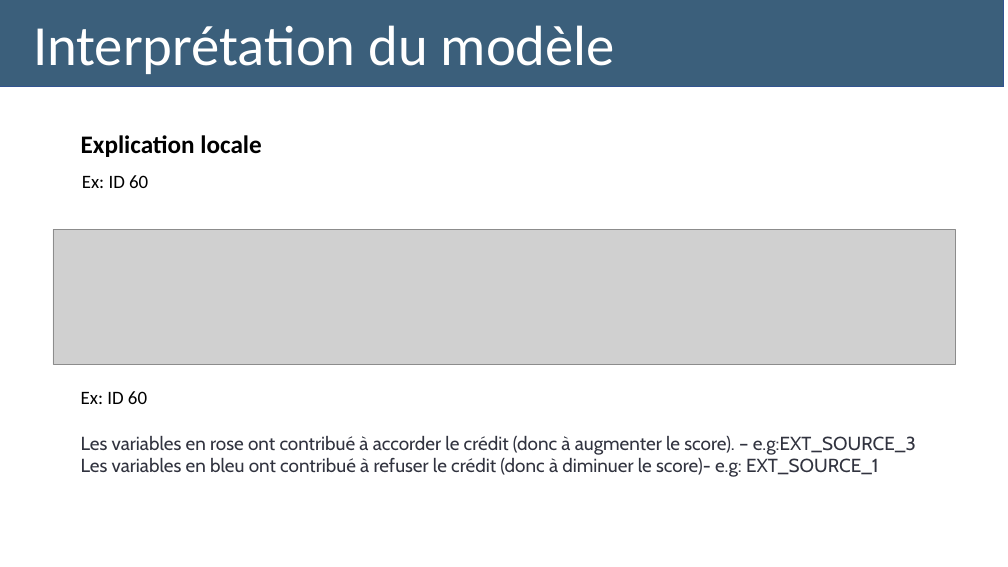
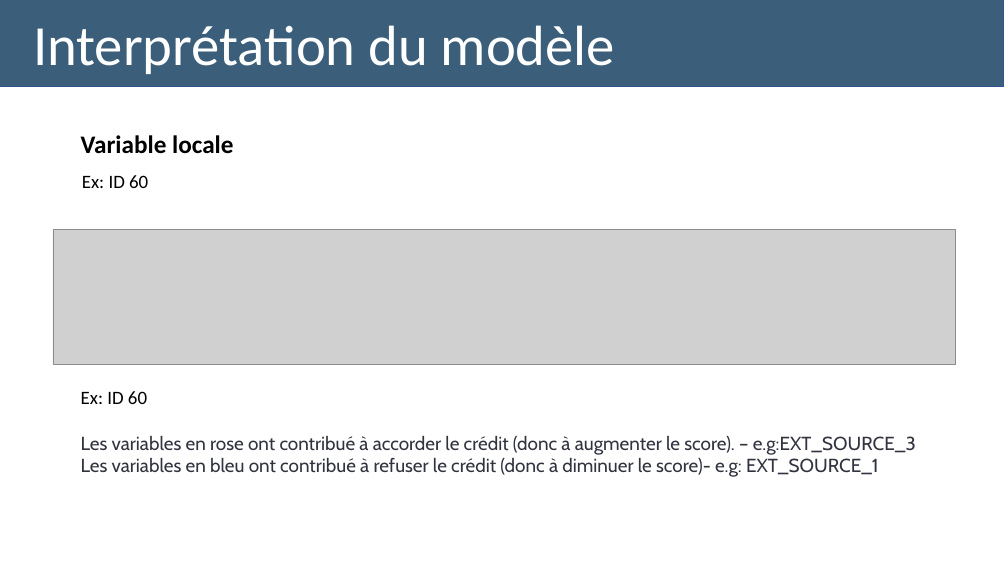
Before and after one commit to jlu0915/P7, a slide deck: slide 14 of Lu_Jing_4_presentation_032023.pptx. Drawn at 1008x567 pixels with LibreOffice and Linux fonts; fonts in the diff are those of the drawing; grey boxes stand for pictures. Boxes give left, top, right and bottom in pixels: in the first picture for what was removed or moved away, otherwise in the second. Text is boxed around its words. In the diff, an @@ line names an element or a change of style, - is before the commit and + after.

```diff
--- a/Lu_Jing_4_presentation_032023.pptx
+++ b/Lu_Jing_4_presentation_032023.pptx
@@ text at bbox=[81, 135, 233, 154]: text changed @@
-Explication locale
+Variable locale
```
Also in this commit, not shown: 9 other slides changed.
